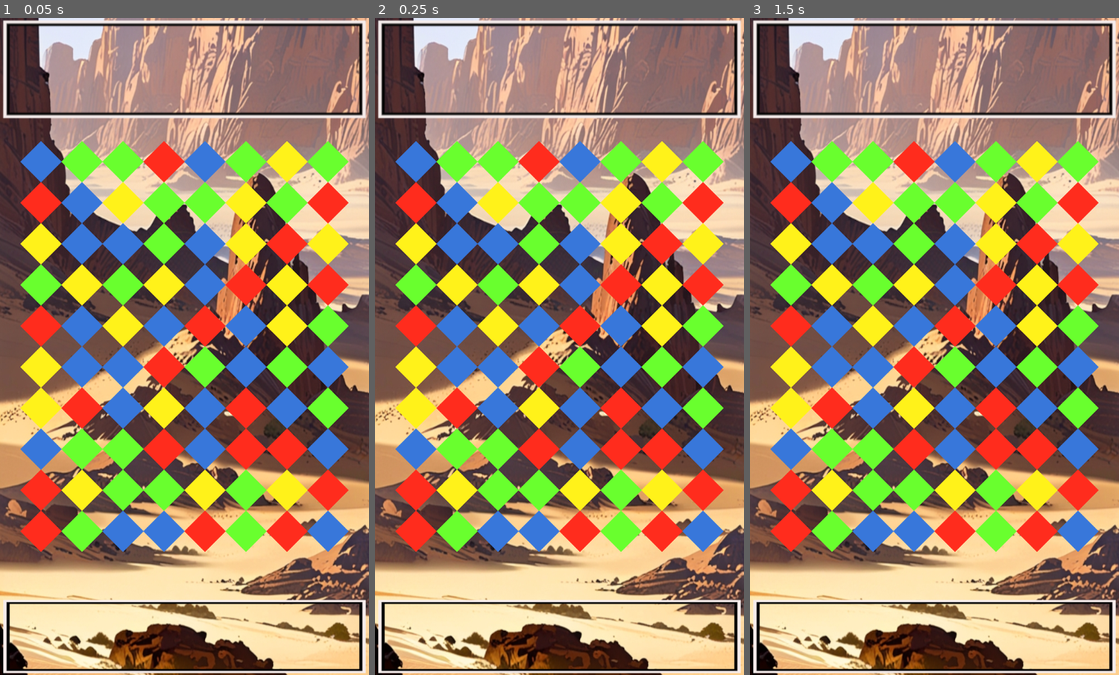
Above: before the commit, frames 1-3 (left to right).
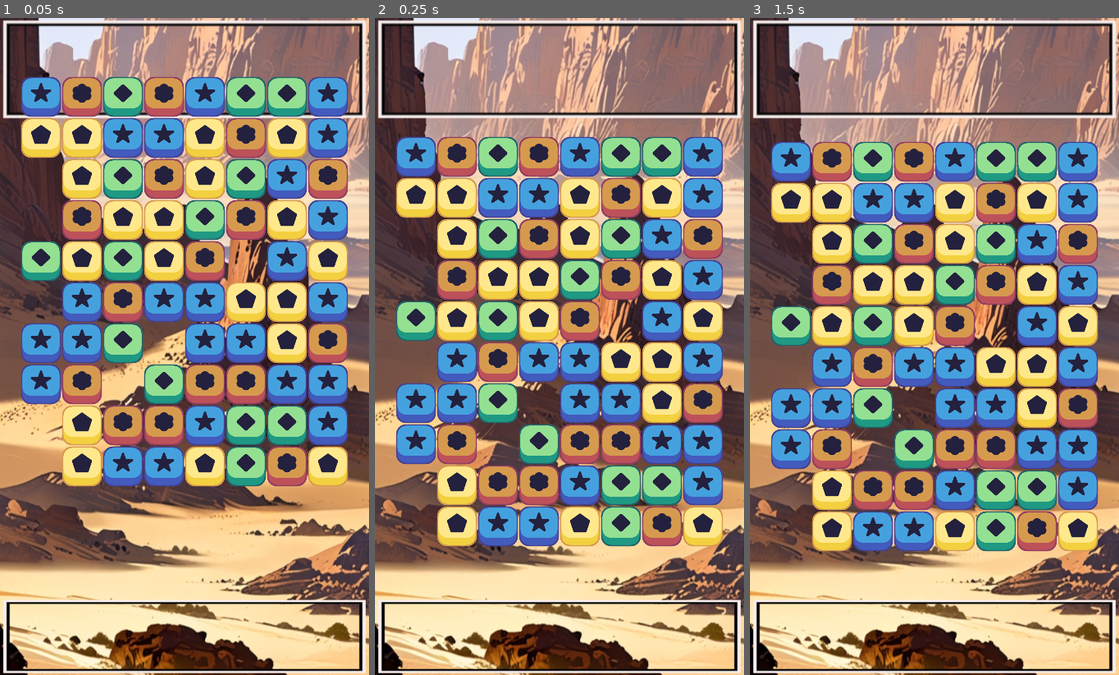
Above: after the commit, the same moments.

Repository: livinwater/spacepaws
Game: Godot game, scene res://Scenes/game_window.tscn
Two runs of this game, one before a commit and one after it. Both use one fixed random seed, a clock stepped at 60 frames per second and the inputs below.
Inputs (mouse positions are in pixels of both pictures, inside the frame that each line leads up to):
- Up to frame 1 (0.05 s): no input
- Up to frame 2 (0.25 s): no input
- Up to frame 3 (1.5 s): move the mouse to (1015, 313) at 0.52 s; click (1015, 313) at 0.6 s; tap Enter at 1.25 s; move the mouse to (860, 379) at 1.27 s; click (860, 379) at 1.35 s

The runs differ from the first frame. In frame 1, 54% of the frame differs, in the area x 5-95%, y 8-82%; in frame 2, 48%; in frame 3, 48%.

Commit message:
added matching logic and clearing, also asset pack for placeholder

Diff:
--- a/match3_submarine/Scenes/blue_piece.tscn
+++ b/match3_submarine/Scenes/blue_piece.tscn
@@ -1,11 +1,11 @@
 [gd_scene load_steps=3 format=3 uid="uid://dk7ihmp33tq"]
 
 [ext_resource type="PackedScene" uid="uid://c58wipcij23s" path="res://Scenes/Piece.tscn" id="1_cdc72"]
-[ext_resource type="Texture2D" uid="uid://dtuvko8f1ebvc" path="res://assets/placeholder/blue_piece.png" id="2_6qn3s"]
+[ext_resource type="Texture2D" uid="uid://bi6ixjht61v3x" path="res://assets/Match 3 Assets/Pieces/Blue Piece.png" id="2_rd3bt"]
 
 [node name="blue_piece" instance=ExtResource("1_cdc72")]
 color = "blue"
 
 [node name="Sprite" parent="." index="0"]
 scale = Vector2(0.5, 0.5)
-texture = ExtResource("2_6qn3s")
+texture = ExtResource("2_rd3bt")
--- a/match3_submarine/Scenes/game_window.tscn
+++ b/match3_submarine/Scenes/game_window.tscn
@@ -45,3 +45,23 @@
 x_start = 64
 y_start = 800
 offset = 64
+y_offset = 2
+empty_spaces = PackedVector2Array(0, 0, 0, 1, 2, 2, 3, 3, 0, 4, 5, 5, 0, 6, 0, 7)
+
+[node name="ice_holder" type="Node2D" parent="."]
+
+[node name="destroy_timer" type="Timer" parent="."]
+wait_time = 0.5
+one_shot = true
+
+[node name="collapse_timer" type="Timer" parent="."]
+wait_time = 0.5
+one_shot = true
+
+[node name="refill_timer" type="Timer" parent="."]
+wait_time = 0.5
+one_shot = true
+
+[connection signal="timeout" from="destroy_timer" to="grid" method="_on_destroy_timer_timeout"]
+[connection signal="timeout" from="collapse_timer" to="grid" method="_on_collapse_timer_timeout"]
+[connection signal="timeout" from="refill_timer" to="grid" method="_on_refill_timer_timeout"]
--- a/match3_submarine/Scenes/green_piece.tscn
+++ b/match3_submarine/Scenes/green_piece.tscn
@@ -1,7 +1,7 @@
 [gd_scene load_steps=3 format=3 uid="uid://dy06odybt430r"]
 
 [ext_resource type="PackedScene" uid="uid://c58wipcij23s" path="res://Scenes/Piece.tscn" id="1_lkn55"]
-[ext_resource type="Texture2D" uid="uid://cqkknxf8bfxdq" path="res://assets/placeholder/green_piece.png" id="2_pxuya"]
+[ext_resource type="Texture2D" uid="uid://s2vc3ghah6uj" path="res://assets/Match 3 Assets/Pieces/Green Piece.png" id="2_xtav8"]
 
 [node name="green_piece" instance=ExtResource("1_lkn55")]
 anchors_preset = 8
@@ -13,4 +13,4 @@
 
 [node name="Sprite" parent="." index="0"]
 scale = Vector2(0.5, 0.5)
-texture = ExtResource("2_pxuya")
+texture = ExtResource("2_xtav8")
--- a/match3_submarine/Scenes/red_piece.tscn
+++ b/match3_submarine/Scenes/red_piece.tscn
@@ -1,11 +1,11 @@
 [gd_scene load_steps=3 format=3 uid="uid://cktli5iy4vmga"]
 
 [ext_resource type="PackedScene" uid="uid://c58wipcij23s" path="res://Scenes/Piece.tscn" id="1_odnkj"]
-[ext_resource type="Texture2D" uid="uid://dwsixmd7c0k56" path="res://assets/placeholder/red_piece.png" id="2_rwlt6"]
+[ext_resource type="Texture2D" uid="uid://cdd6w8axo5x83" path="res://assets/Match 3 Assets/Pieces/Orange Piece.png" id="2_c746a"]
 
 [node name="red_piece" instance=ExtResource("1_odnkj")]
 color = "red"
 
 [node name="Sprite" parent="." index="0"]
 scale = Vector2(0.5, 0.5)
-texture = ExtResource("2_rwlt6")
+texture = ExtResource("2_c746a")
--- a/match3_submarine/Scenes/yellow_piece.tscn
+++ b/match3_submarine/Scenes/yellow_piece.tscn
@@ -1,11 +1,11 @@
 [gd_scene load_steps=3 format=3 uid="uid://du7jo6qr3pude"]
 
 [ext_resource type="PackedScene" uid="uid://c58wipcij23s" path="res://Scenes/Piece.tscn" id="1_1okeb"]
-[ext_resource type="Texture2D" uid="uid://d3luej742q5fu" path="res://assets/placeholder/yellow.png" id="2_q7eeg"]
+[ext_resource type="Texture2D" uid="uid://6uadjlevitmy" path="res://assets/Match 3 Assets/Pieces/Yellow Piece.png" id="2_aoh6c"]
 
 [node name="yellow_piece" instance=ExtResource("1_1okeb")]
 color = "yellow"
 
 [node name="Sprite" parent="." index="0"]
 scale = Vector2(0.5, 0.5)
-texture = ExtResource("2_q7eeg")
+texture = ExtResource("2_aoh6c")
--- a/match3_submarine/Scripts/grid.gd
+++ b/match3_submarine/Scripts/grid.gd
@@ -1,4 +1,7 @@
 extends Node2D
+
+enum GameState { WAIT, MOVE}
+var state
 
 #Grid initialization
 @export var width: int
@@ -6,6 +9,8 @@
 @export var x_start: int
 @export var y_start: int
 @export var offset: int
+@export var y_offset: int
+@export var empty_spaces : PackedVector2Array
 
 var possible_pieces = [
 	preload("res://Scenes/blue_piece.tscn"),
@@ -19,12 +24,23 @@
 var first_touch = Vector2(0,0)
 var final_touch = Vector2(0,0)
 var controlling = false
+var piece_one = null
+var piece_two = null
+var last_place = Vector2(0,0)
+var last_direction = Vector2(0,0)
+var move_checked = false
 
 func _ready():
+	state = GameState.MOVE
 	randomize()
 	all_pieces = make_2D_array()
 	spawn_pieces()
 
+func restricted_movement(place):
+	for i in empty_spaces.size():
+		if empty_spaces[i] == place:
+			return true
+	return false
 
 func make_2D_array():
 	var array = []
@@ -34,86 +50,195 @@
 			array[i].append(null)
 	return array
 
+# Spawn pieces and ensure no match-at-start
 func spawn_pieces():
 	for i in width:
 		for j in height:
-			var rand = floor(randi_range(0, possible_pieces.size()-1))
-			var piece = possible_pieces[rand].instantiate()
-			var loops = 0
-			while (match_at(i,j, piece.color) && loops <100):
-				rand = floor(randi_range(0, possible_pieces.size()-1))
-				loops += 1
-				piece = possible_pieces[rand].instantiate()
-			add_child(piece)
-			piece.position = grid_to_pixel(i,j)
-			all_pieces[i][j] = piece
-
+			if !restricted_movement(Vector2(i,j)):
+				all_pieces[i][j] = create_random_piece(i, j)
+# Helper function to create a random piece
+func create_random_piece(column, row):
+	var rand = floor(randi_range(0, possible_pieces.size() - 1))
+	var piece = possible_pieces[rand].instantiate()
+	var loops = 0
+	while match_at(column, row, piece.color) and loops < 100:
+		rand = floor(randi_range(0, possible_pieces.size() - 1))
+		loops += 1
+		piece = possible_pieces[rand].instantiate()
+	add_child(piece)
+	piece.position = grid_to_pixel(column,row + y_offset)
+	piece.move(grid_to_pixel(column,row))
+	return piece
+
+# Match check function
 func match_at(i, j, color):
 	if i > 1:
-		if all_pieces[i -1][j] != null && all_pieces[i-2][j] != null:
-			if all_pieces[i-1][j].color == color && all_pieces[i-2][j].color == color:
+		if all_pieces[i - 1][j] != null and all_pieces[i - 2][j] != null:
+			if all_pieces[i - 1][j].color == color and all_pieces[i - 2][j].color == color:
 				return true
 	if j > 1:
-		if all_pieces[i][j-1] != null && all_pieces[i][j-2] != null:
-			if all_pieces[i][j-1].color == color && all_pieces[i][j-2].color == color:
+		if all_pieces[i][j - 1] != null and all_pieces[i][j - 2] != null:
+			if all_pieces[i][j - 1].color == color and all_pieces[i][j - 2].color == color:
 				return true
-
-
-
-
-# y = ax + b
+	return false
+
+# Conversion functions between grid and pixel
 func grid_to_pixel(column, row):
-	var new_x = x_start + offset * column
-	var new_y = y_start + -offset * row
-	return Vector2(new_x, new_y)
+	return Vector2(x_start + offset * column, y_start - offset * row)
 
 func pixel_to_grid(pixel_x, pixel_y):
-	var new_x = round((pixel_x - x_start) / offset)
-	var new_y = round((pixel_y - y_start) / -offset)
-	return Vector2(new_x, new_y)
-
-func is_in_grid(col, row):
-	if col >= 0 && col < width:
-		if row >= 0 && row < height:
-			return true
-	return false
-
+	return Vector2(round((pixel_x - x_start) / offset), round((pixel_y - y_start) / -offset))
+
+# Check if the position is within grid bounds
+func is_in_grid(grid_position):
+	return grid_position.x >= 0 and grid_position.x < width and grid_position.y >= 0 and grid_position.y < height
+
+# Handle touch input
 func touch_input():
 	if Input.is_action_just_pressed("ui_touch"):
-		first_touch = get_global_mouse_position()
-		var grid_position = pixel_to_grid(first_touch.x, first_touch.y)
-		if is_in_grid(grid_position.x, grid_position.y):
+		if is_in_grid(pixel_to_grid(get_global_mouse_position().x, get_global_mouse_position().y)):
+			first_touch = pixel_to_grid(get_global_mouse_position().x, get_global_mouse_position().y)
 			controlling = true
 	if Input.is_action_just_released("ui_touch"):
-		final_touch = get_global_mouse_position()
-		var grid_position = pixel_to_grid(final_touch.x, final_touch.y)
-		if is_in_grid(grid_position.x, grid_position.y) && controlling:
-			touch_difference(pixel_to_grid(first_touch.x, first_touch.y), grid_position)
+		if controlling:
 			controlling = false
-# Called every frame. 'delta' is the elapsed time since the previous frame.
+			final_touch = pixel_to_grid(get_global_mouse_position().x, get_global_mouse_position().y)
+			touch_difference(first_touch, final_touch)
+
+# Swap pieces and store information for rollback
 func swap_pieces(column, row, direction):
 	var first_piece = all_pieces[column][row]
 	var other_piece = all_pieces[column + direction.x][row + direction.y]
-	all_pieces[column][row] = other_piece
-	all_pieces[column + direction.x][row + direction.y] = first_piece
-	first_piece.move(grid_to_pixel(column + direction.x, row + direction.y))
-	other_piece.move(grid_to_pixel(column, row))
-
+	if first_piece != null and other_piece != null:
+		store_info(first_piece, other_piece, Vector2(column, row), direction)
+		state = GameState.WAIT
+		all_pieces[column][row] = other_piece
+		all_pieces[column + direction.x][row + direction.y] = first_piece
+		first_piece.move(grid_to_pixel(column + direction.x, row + direction.y))
+		other_piece.move(grid_to_pixel(column, row))
+		if not move_checked:
+			find_matches()
+
+# Store information for swap back
+func store_info(first_piece, other_piece, place, direction):
+	piece_one = first_piece
+	piece_two = other_piece
+	last_place = place
+	last_direction = direction
+
+# Swap back the pieces if no match is found
+func swap_back():
+	if piece_one != null and piece_two != null:
+		swap_pieces(last_place.x, last_place.y, last_direction)
+	state = GameState.MOVE
+	move_checked = false
+
+# Determine which direction to swap
 func touch_difference(grid_1, grid_2):
 	var difference = grid_2 - grid_1
 	if abs(difference.x) > abs(difference.y):
 		if difference.x > 0:
-			swap_pieces(grid_1.x, grid_1.y, Vector2(1,0))
+			swap_pieces(grid_1.x, grid_1.y, Vector2(1, 0))
 		elif difference.x < 0:
 			swap_pieces(grid_1.x, grid_1.y, Vector2(-1, 0))
 	elif abs(difference.y) > abs(difference.x):
 		if difference.y > 0:
-			swap_pieces(grid_1.x, grid_1.y, Vector2(0,1))
-		if difference.y < 0:
-			swap_pieces(grid_1.x, grid_1.y, Vector2(0,-1))
-
+			swap_pieces(grid_1.x, grid_1.y, Vector2(0, 1))
+		elif difference.y < 0:
+			swap_pieces(grid_1.x, grid_1.y, Vector2(0, -1))
+
+# Find matches on the grid
 func find_matches():
-	pass
-
+	for i in width:
+		for j in height:
+			if all_pieces[i][j] != null:
+				check_match(i, j)
+	get_parent().get_node("destroy_timer").start()
+
+# Helper function to check for matches in a specific position
+func check_match(i, j):
+	var current_color = all_pieces[i][j].color
+	# Horizontal match
+	if i > 0 and i < width - 1:
+		if all_pieces[i - 1][j] != null and all_pieces[i + 1][j] != null:
+			if all_pieces[i - 1][j].color == current_color and all_pieces[i + 1][j].color == current_color:
+				mark_as_matched(i - 1, j)
+				mark_as_matched(i, j)
+				mark_as_matched(i + 1, j)
+	# Vertical match
+	if j > 0 and j < height - 1:
+		if all_pieces[i][j - 1] != null and all_pieces[i][j + 1] != null:
+			if all_pieces[i][j - 1].color == current_color and all_pieces[i][j + 1].color == current_color:
+				mark_as_matched(i, j - 1)
+				mark_as_matched(i, j)
+				mark_as_matched(i, j + 1)
+
+# Mark piece as matched and dim it
+func mark_as_matched(i, j):
+	all_pieces[i][j].matched = true
+	all_pieces[i][j].dim()
+
+# Destroy matched pieces
+func destroy_matched():
+	var was_matched = false
+	for i in width:
+		for j in height:
+			if all_pieces[i][j] != null and all_pieces[i][j].matched:
+				was_matched = true
+				all_pieces[i][j].queue_free()
+				all_pieces[i][j] = null
+	move_checked = true
+	if was_matched:
+		get_parent().get_node("collapse_timer").start()
+	else:
+		swap_back()
+
+# Collapse columns after match
+func collapse_columns():
+	for i in width:
+		for j in height:
+			if all_pieces[i][j] == null and !restricted_movement(Vector2(i,j)):
+				for k in range(j + 1, height):
+					if all_pieces[i][k] != null:
+						all_pieces[i][k].move(grid_to_pixel(i, j))
+						all_pieces[i][j] = all_pieces[i][k]
+						all_pieces[i][k] = null
+						break
+	get_parent().get_node("refill_timer").start()
+
+# Refill the grid after collapsing
+func refill_columns():
+	for i in width:
+		for j in height:
+			if all_pieces[i][j] == null and !restricted_movement(Vector2(i,j)):
+				all_pieces[i][j] = create_random_piece(i, j)
+	after_refill()
+
+# Check for new matches after refill
+func after_refill():
+	for i in width:
+		for j in height:
+			if all_pieces[i][j] != null and match_at(i, j, all_pieces[i][j].color):
+				find_matches()
+				get_parent().get_node("destroy_timer").start()
+				return
+	# If no new matches are found, switch state back to move
+	state = GameState.MOVE
+	move_checked = false
+
+# Process function to handle state and touch input
 func _process(delta):
-	touch_input()
+	if state == GameState.MOVE:
+		touch_input()
+
+# Callback for destroy timer timeout
+func _on_destroy_timer_timeout():
+	destroy_matched()
+
+# Callback for collapse timer timeout
+func _on_collapse_timer_timeout():
+	collapse_columns()
+
+# Callback for refill timer timeout
+func _on_refill_timer_timeout():
+	refill_columns()
--- a/match3_submarine/Scripts/piece.gd
+++ b/match3_submarine/Scripts/piece.gd
@@ -18,4 +18,5 @@
 
 
 func dim():
-	get_node("Sprite")
+	var sprite = get_node("Sprite")
+	sprite.modulate = Color(1,1,1, 0.5)
Binary file added: match3_submarine/assets/Match 3 Assets/Obstacles/Concrete.png
Not shown, added: match3_submarine/assets/Match 3 Assets/Obstacles/Concrete.png.import
Binary file added: match3_submarine/assets/Match 3 Assets/Obstacles/Ice.png
Not shown, added: match3_submarine/assets/Match 3 Assets/Obstacles/Ice.png.import
Binary file added: match3_submarine/assets/Match 3 Assets/Obstacles/Locks.png
Not shown, added: match3_submarine/assets/Match 3 Assets/Obstacles/Locks.png.import
Binary file added: match3_submarine/assets/Match 3 Assets/Obstacles/Slime.png
Not shown, added: match3_submarine/assets/Match 3 Assets/Obstacles/Slime.png.import
Binary file added: match3_submarine/assets/Match 3 Assets/Particles and effects/Explosion V1/explode_1.png
Not shown, added: match3_submarine/assets/Match 3 Assets/Particles and effects/Explosion V1/explode_1.png.import
Binary file added: match3_submarine/assets/Match 3 Assets/Particles and effects/Explosion V1/explode_2.png
Not shown, added: match3_submarine/assets/Match 3 Assets/Particles and effects/Explosion V1/explode_2.png.import
(and 176 more such lines)
